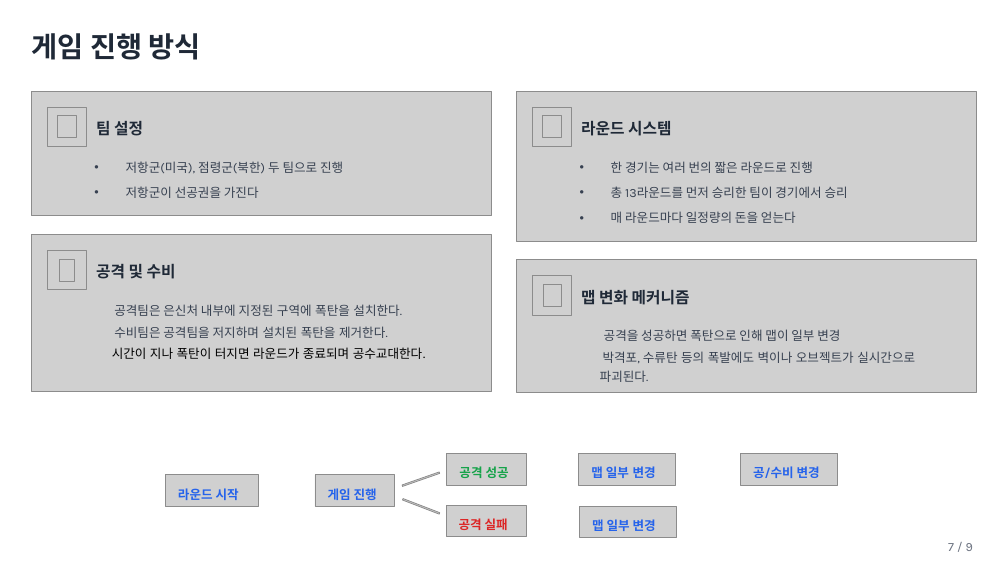
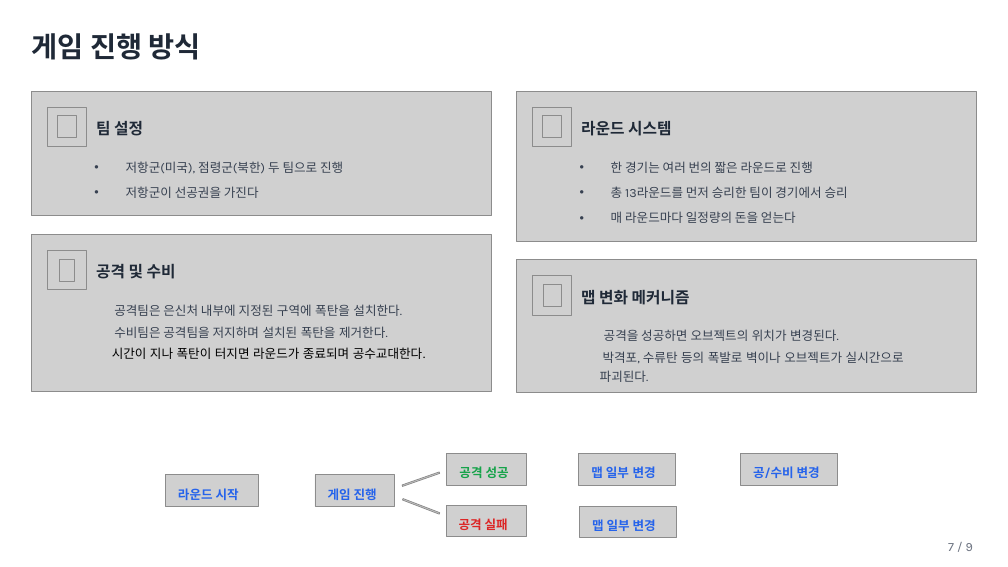
Before and after one commit to yunseo0129/2025_CapstoneGame, a slide deck: slide 6 of Design/종합설계기획.pptx. Drawn at 1008x567 pixels with LibreOffice and Linux fonts; fonts in the diff are those of the drawing; grey boxes stand for pictures; background and template pictures are left out. Boxes give left, top, right and bottom in pixels: in the first picture for what was removed or moved away, otherwise in the second. Text is boxed around its words. In the diff, an @@ line names an element or a change of style, - is before the commit and + after.

```diff
--- a/Design/종합설계기획.pptx
+++ b/Design/종합설계기획.pptx
@@ text at (x1=604, y1=329, x2=839, y2=341): text changed @@
-공격을 성공하면 폭탄으로 인해 맵이 일부 변경
+공격을 성공하면 오브젝트의 위치가 변경된다.
@@ text at (x1=600, y1=351, x2=904, y2=382): text changed @@
-박격포, 수류탄 등의 폭발에도 벽이나 오브젝트가 실시간으로 파괴된다.
+박격포, 수류탄 등의 폭발로 벽이나 오브젝트가 실시간으로 파괴된다.
```
Also in this commit, not shown: 4 other slides changed.
